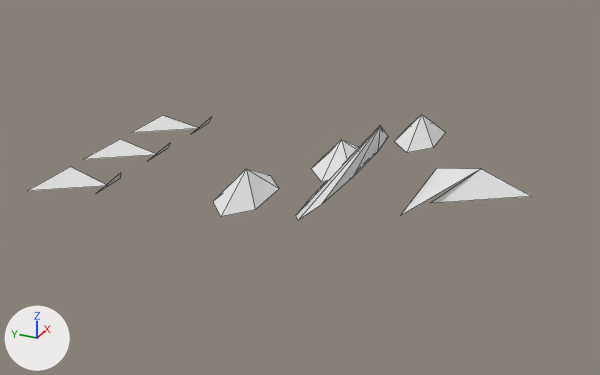
A saved change to the OBJ model GameData/Meshes/Designs/aetherian/aetherian_frigate_elite_53.obj.
The view is the same before and after, from a 50 mm lens placed at (-9.57, -3.94, 4.76), pointed at (-0.27, 0.25, 0.11). The lights are fixed; the arrows at lower left show +X, +Y and +Z. The first picture is the older version. Mesh edges are drawn as thin lines. Where no turn or scale is listed for an object, it has been applied to the vertices. Vertices at exactly the same position are counted once.

In view in the first picture: 'aetherian_frigate_elite_53'.
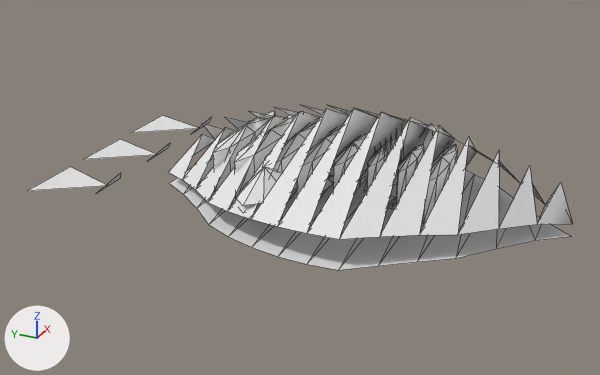
What changed in the scene script:
```text
Change me_aetherian_frigate_elite_53:
    used by ob_aetherian_frigate_elite_53; location = (0.0, 0.0, 0.0)
    remove me_aetherian_frigate_elite_53.from_pydata(...)  # 60 vertices, 46 faces; spans x -2.05..2.05, y -2.74..3.69, z 0.0..1.06
    add me_aetherian_frigate_elite_53.from_pydata(...)  # 344 vertices, 345 faces; spans x -1.95..1.95, y -3.26..3.69, z 0.0..1.24
    me_aetherian_frigate_elite_53 part 1: the loose piece of 8 vertices spanning x -2.05..-0.73, y 0.17..0.74, z 0.44..0.78 is rebuilt with 10 vertices and now spans x -1.76..-0.59, y 0.05..0.58, z 0.47..0.75
    me_aetherian_frigate_elite_53 part 2: the loose piece of 8 vertices spanning x -0.66..0.66, y -0.51..0.06, z 0.44..0.78 is rebuilt with 10 vertices and now spans x -0.59..0.59, y -0.66..-0.13, z 0.47..0.75
    me_aetherian_frigate_elite_53 part 3: the loose piece of 8 vertices spanning x 0.73..2.05, y -1.2..-0.63, z 0.44..0.78 is rebuilt with 9 vertices and now spans x 0.59..1.76, y -1.38..-0.85, z 0.47..0.75
    me_aetherian_frigate_elite_53 part 4: 18 vertices removed from x -1.54..1.54, y -2.74..0.0, z 0.06..1.06; 297 vertices added at x -1.95..1.95, y -3.26..2.07, z 0.0..1.24
```

What differs and where, as boxes (x1, y1, x2, y2) in the pictures (600 x 375 px):
'aetherian_frigate_elite_53', reshaped (9% wider, 55% taller)
    before: (28, 114, 530, 220)
    after: (28, 105, 573, 270)
part 1 of me_aetherian_frigate_elite_53, rebuilt
    before: (213, 169, 279, 217)
    after: (236, 167, 283, 206)
part 2 of me_aetherian_frigate_elite_53, rebuilt (mostly hidden afterwards)
    before: (312, 139, 359, 182)
    after: (329, 164, 368, 176)
part 3 of me_aetherian_frigate_elite_53, rebuilt
    before: (394, 114, 446, 153)
    after: (413, 124, 450, 153)
part 4 of me_aetherian_frigate_elite_53, built on
    before: (296, 125, 530, 220)
    after: (169, 105, 573, 270)
